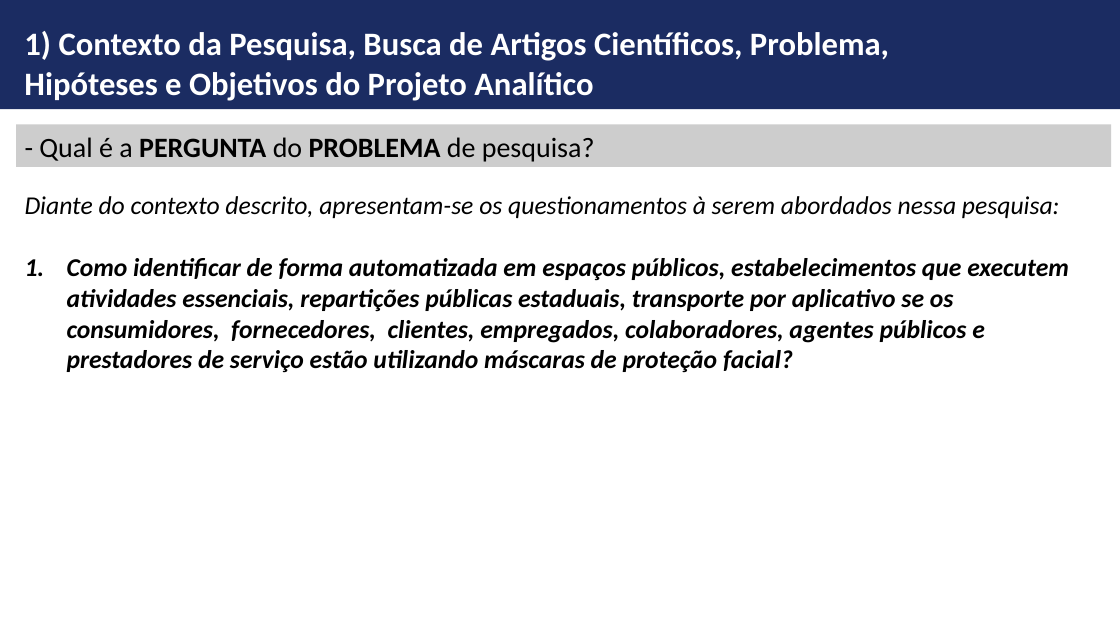
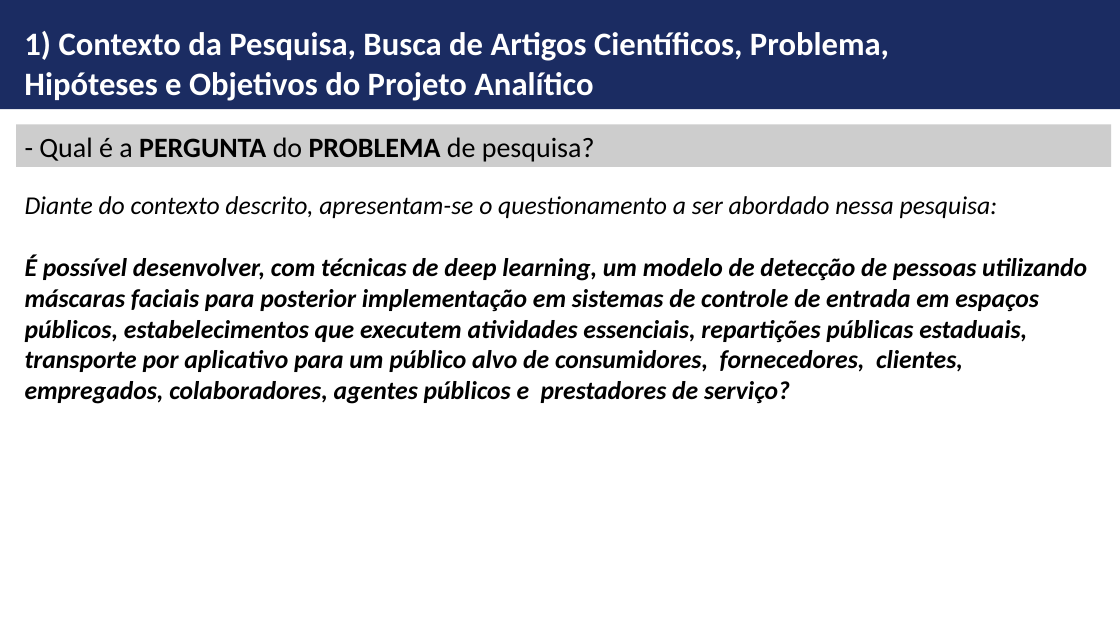
Before and after one commit to ldaniel/Challenges-Requirements-Analytical-Projects, a slide deck: slide 7 of presentation/FGV-MBA - Monografia - Detecção de Máscara Facial.pptx. Drawn at 1120x630 pixels with LibreOffice and Linux fonts; fonts in the diff are those of the drawing; background and template pictures are left out. Boxes give left, top, right and bottom in pixels: in the first picture for what was removed or moved away, otherwise in the second. Text is boxed around its words. In the diff, an @@ line names an element or a change of style, - is before the commit and + after.

```diff
--- a/presentation/FGV-MBA - Monografia - Detecção de Máscara Facial.pptx
+++ b/presentation/FGV-MBA - Monografia - Detecção de Máscara Facial.pptx
@@ text at bbox=[25, 196, 1087, 404]: text changed @@
-Diante do contexto descrito, apresentam-se os questionamentos à serem abordados nessa pesquisa:
-1. Como identificar de forma automatizada em espaços públicos, estabelecimentos que executem atividades essenciais, repartições públicas estaduais, transporte por aplicativo se os consumidores, fornecedores, clientes, empregados, colaboradores, agentes públicos e prestadores de serviço estão utilizando máscaras de proteção facial?
+Diante do contexto descrito, apresentam-se o questionamento a ser abordado nessa pesquisa:
+É possível desenvolver, com técnicas de deep learning, um modelo de detecção de pessoas utilizando máscaras faciais para posterior implementação em sistemas de controle de entrada em espaços públicos, estabelecimentos que executem atividades essenciais, repartições públicas estaduais, transporte por aplicativo para um público alvo de consumidores, fornecedores, clientes, empregados, colaboradores, agentes públicos e prestadores de serviço?
```
Also in this commit, not shown: 4 other slides changed.
